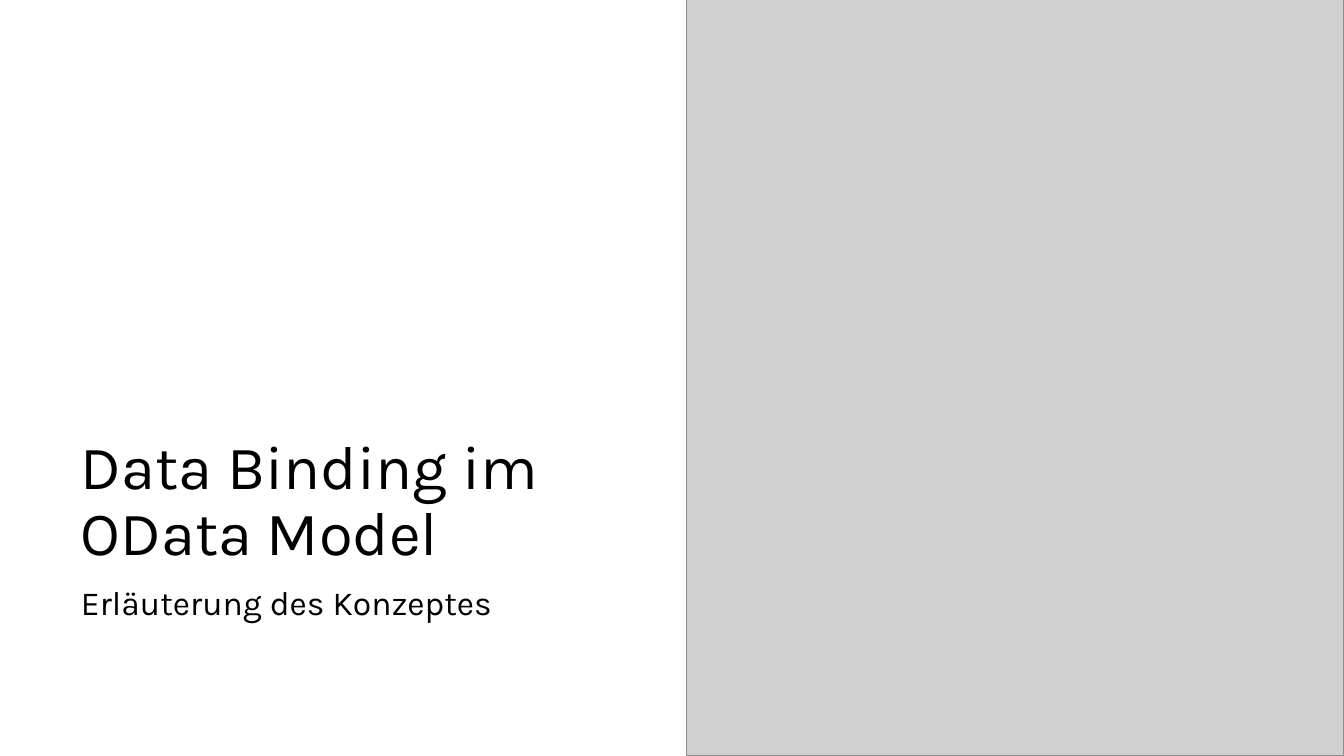
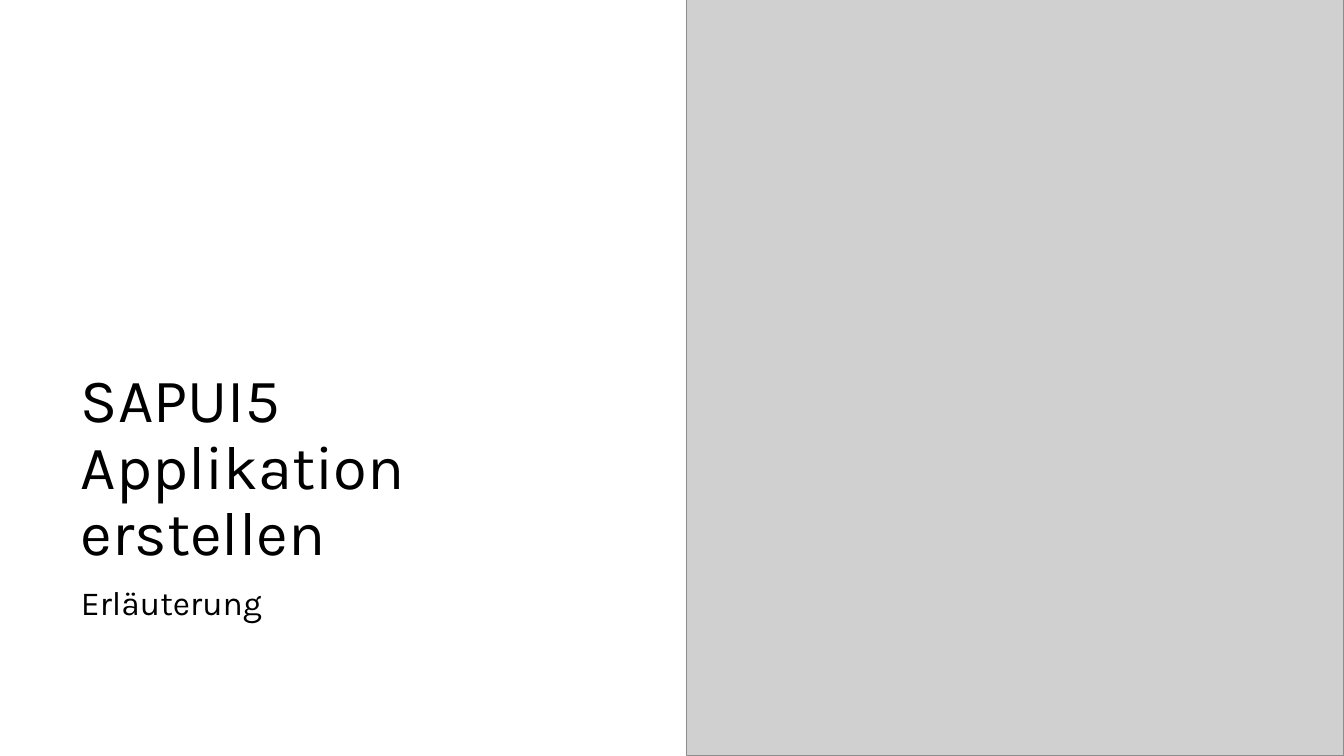
Before and after one commit to MatLange/Schulung-SAPUI5-und-Fiori, a slide deck: slide 3 of Präsentationsfolien/Tag06_SAPUI5-Fiori_DE-Anhang.pptx. Drawn at 1344x756 pixels with LibreOffice and Linux fonts; fonts in the diff are those of the drawing; grey boxes stand for pictures. Boxes give left, top, right and bottom in pixels: in the first picture for what was removed or moved away, otherwise in the second. Text is boxed around its words. In the diff, an @@ line names an element or a change of style, - is before the commit and + after.

```diff
--- a/Präsentationsfolien/Tag06_SAPUI5-Fiori_DE-Anhang.pptx
+++ b/Präsentationsfolien/Tag06_SAPUI5-Fiori_DE-Anhang.pptx
@@ title at (81,382,405,556): text changed @@
-Data Binding im OData Model
+SAPUI5 Applikation erstellen
@@ subtitle at (81,592,262,624): text changed @@
-Erläuterung des Konzeptes
+Erläuterung
```
Also in this commit, not shown: 1 other slide changed, 3 slides added, 3 other files.
